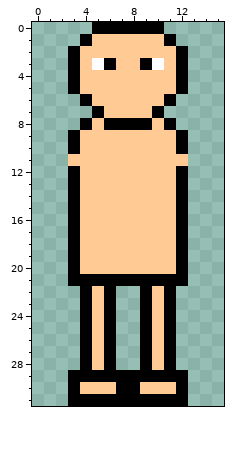
Pixel-art sprite, stored at TimothEUnified/Assets/Resources/Spritesheets/Characters/Player/Player_Idle_Down.png. The picture above was drawn from the file before the commit.
The file is 16x32 pixels.
The same view after the edit:
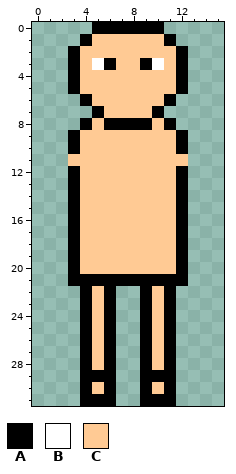
Palette (. is transparent): A #000000  B #ffffff  C #ffca94
What changed:
{"y":29,"x":3,"old":"A","new":"."}
{"y":29,"x":7,"old":"AA","new":".."}
{"y":29,"x":12,"old":"A","new":"."}
{"y":30,"x":3,"old":"AC","new":".A"}
{"y":30,"x":6,"old":"CAAC","new":"A..A"}
{"y":30,"x":11,"old":"CA","new":"A."}
{"y":31,"x":3,"old":"A","new":"."}
{"y":31,"x":7,"old":"AA","new":".."}
{"y":31,"x":12,"old":"A","new":"."}
{"label":"changed","picture_box":[68,370,188,406]}
